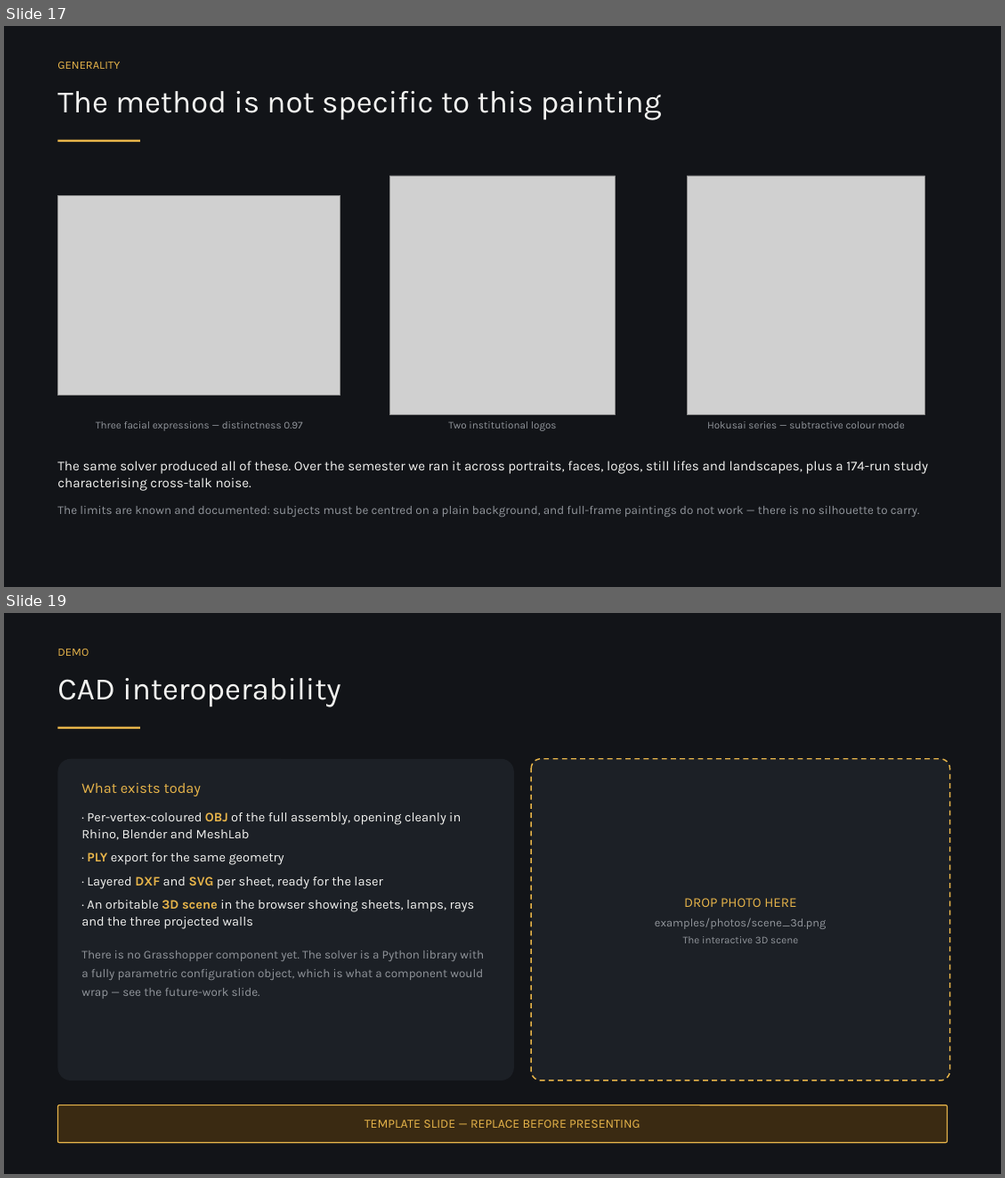
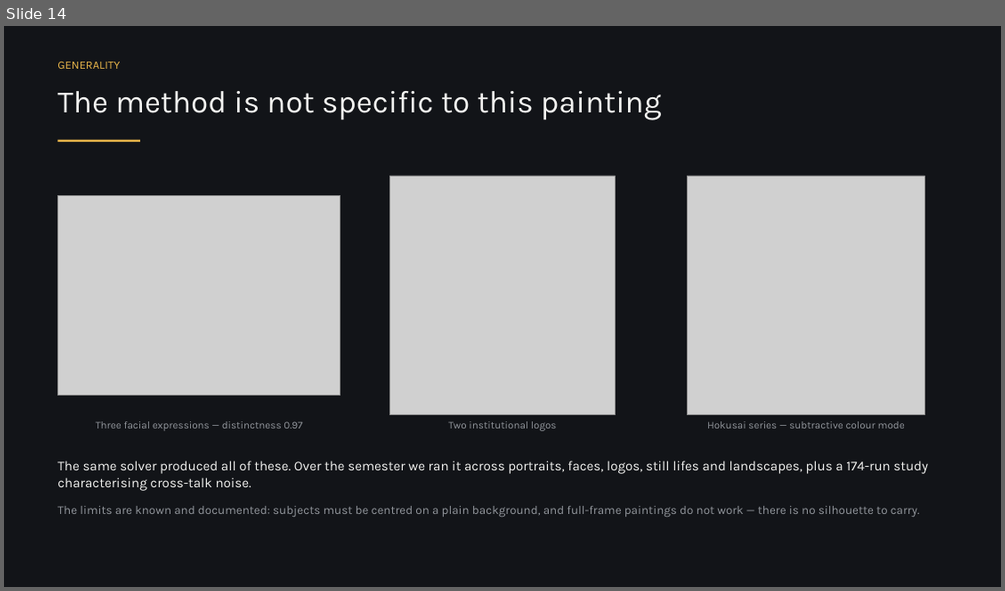
Before and after one commit to shathan18/school, a slide deck: MoP26_ShadowArt_final.pptx. Shown one above the other, each under a label of ours: slides 17 and 19 before the commit, slide 14 after it; the slides between them are not shown. The pictures are 1005x1178 and 1005x591 pixels, drawn with LibreOffice and Linux fonts; fonts in the diff are those of the drawing; grey boxes stand for pictures. Boxes give left, top, right and bottom in pixels: in the first picture for what was removed or moved away, otherwise in the second. Text is boxed around its words. In the diff, an @@ line names an element or a change of style, - is before the commit and + after.

```diff
--- a/MoP26_ShadowArt_final.pptx
+++ b/MoP26_ShadowArt_final.pptx
@@ slide 19 removed at box(4, 613, 1001, 1174), background #121418 @@
@@ text removed at box(57, 649, 89, 656) @@
-DEMO
@@ text removed at box(57, 678, 340, 707) @@
-CAD interoperability
@@ rectangle removed at box(57, 727, 140, 729) @@
@@ rounded rectangle removed at box(57, 759, 514, 1080) @@
@@ rounded rectangle removed at box(531, 759, 950, 1080) @@
@@ text removed at box(81, 783, 484, 998) @@
-What exists today
-· Per-vertex-coloured OBJ of the full assembly, opening cleanly in Rhino, Blender and MeshLab
-· PLY export for the same geometry
-· Layered DXF and SVG per sheet, ready for the laser
-· An orbitable 3D scene in the browser showing sheets, lamps, rays and the three projected walls
-There is no Grasshopper component yet. The solver is a Python library with a fully parametric configuration object, which is what a component would wrap — see the future-work slide.
@@ text removed at box(655, 898, 825, 943) @@
-DROP PHOTO HERE
-examples/photos/scene_3d.png
-The interactive 3D scene
@@ rounded rectangle removed at box(57, 1105, 947, 1143) @@
@@ text removed at box(364, 1119, 640, 1127) @@
-TEMPLATE SLIDE — REPLACE BEFORE PRESENTING
@@ what was slide 17 is now slide 14 @@
```
Also in this commit, not shown: 7 slides changed, 5 slides added, 3 other slides removed, 1 other file.
